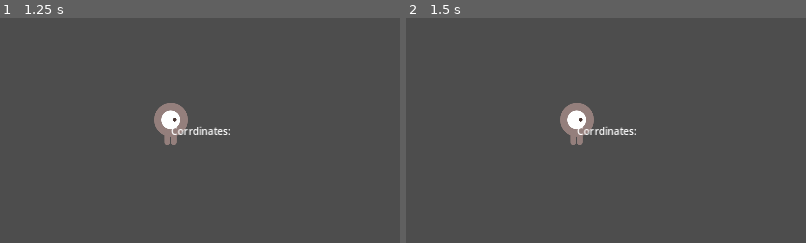
Above: before the commit, frames 1-2 (left to right).
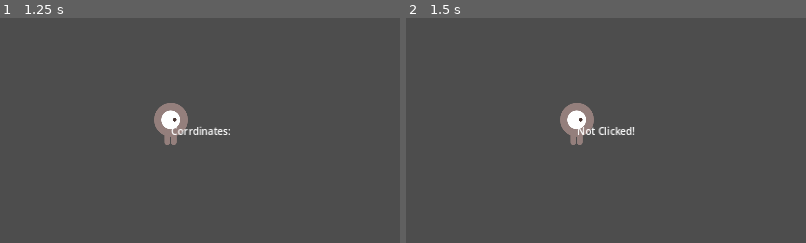
Above: after the commit, the same moments.

Repository: IceEmperor4944/PhilosophersStone
Game: Godot game, scene res://Test_Ry/Test.tscn
Same seed, same stepped clock (60 frames per second), same inputs: the game is played once before the commit and once after it.
Inputs (mouse positions are % of the whole screen's width and height, from its top left):
- Up to frame 1 (1.25 s): tap Enter at 0.5 s; move the mouse to (72, 45) at 0.52 s; press the mouse at (72, 45) at 0.53 s
- Up to frame 2 (1.5 s): tap Space at 1.25 s; move the mouse to (30, 55) at 1.27 s; release the mouse at (30, 55) at 1.28 s; click (30, 55) at 1.35 s
The pictures show only the part of the screen within x 16-66%, y 5-55%; the shares and areas given below are measured in that part.

Frame 1 is identical in both runs. In frame 2, 0.3% of the frame differs, in the area x 42-58%, y 48-52%.

Commit message:
Semicolon Update

Diff:
--- a/quest-for-the-philosopher's-stone/Test_Ry/player.gd
+++ b/quest-for-the-philosopher's-stone/Test_Ry/player.gd
@@ -7,33 +7,29 @@
 func _ready() -> void:
 	screen_size = get_viewport_rect().size
 
-var has_mouse:bool = false
+var has_mouse:bool = false;
 
-func _on_area_2d_mouse_entered():
-	has_mouse = true;
-func _on_area_2d_mouse_exited():
-	has_mouse = false;
-#func _input(event):
-	#var isClicked = false;
-	#if event is InputEventMouseButton:
-						#
-		#if (get_global_mouse_position().x <= $AnimatedSprite2D.global_position.x + $AnimatedSprite2D.get_parent().position.x/20) && (get_global_mouse_position().x >= $AnimatedSprite2D.global_position.x - $AnimatedSprite2D.get_parent().position.x / 20):
-			#position = get_global_mouse_position();
-			#$RichTextLabel.clear();
-			#$RichTextLabel.add_text("Clicked!");
-			#isClicked = true;
-		#else:
-			#$RichTextLabel.clear();
-			#$RichTextLabel.add_text("Not Clicked!");
-			#isClicked = false;
-			#
-	#return isClicked;
+func _input(event):
+	var isClicked:bool = false;
+	if event is InputEventMouseButton:
+
+		if (get_global_mouse_position().x <= $AnimatedSprite2D.global_position.x + $AnimatedSprite2D.get_parent().position.x/20) && (get_global_mouse_position().x >= $AnimatedSprite2D.global_position.x - $AnimatedSprite2D.get_parent().position.x / 20):
+			position = get_global_mouse_position();
+			$RichTextLabel.clear();
+			$RichTextLabel.add_text("Clicked!");
+			isClicked = true;
+		elif (Input.is_action_just_released("pick_up")):
+			$RichTextLabel.clear();
+			$RichTextLabel.add_text("Not Clicked!");
+			isClicked = false;
+
+	return isClicked;
 
 # Called every frame. 'delta' is the elapsed time since the previous frame.
 func _process(delta: float) -> void:
 	var velocity = Vector2.ZERO
 
-	if (Input.is_action_pressed("pick_up") && has_mouse):
+	if (Input.is_action_pressed("pick_up") && _input(InputEventMouseButton) == true):
 		position = get_global_mouse_position();
 
 
